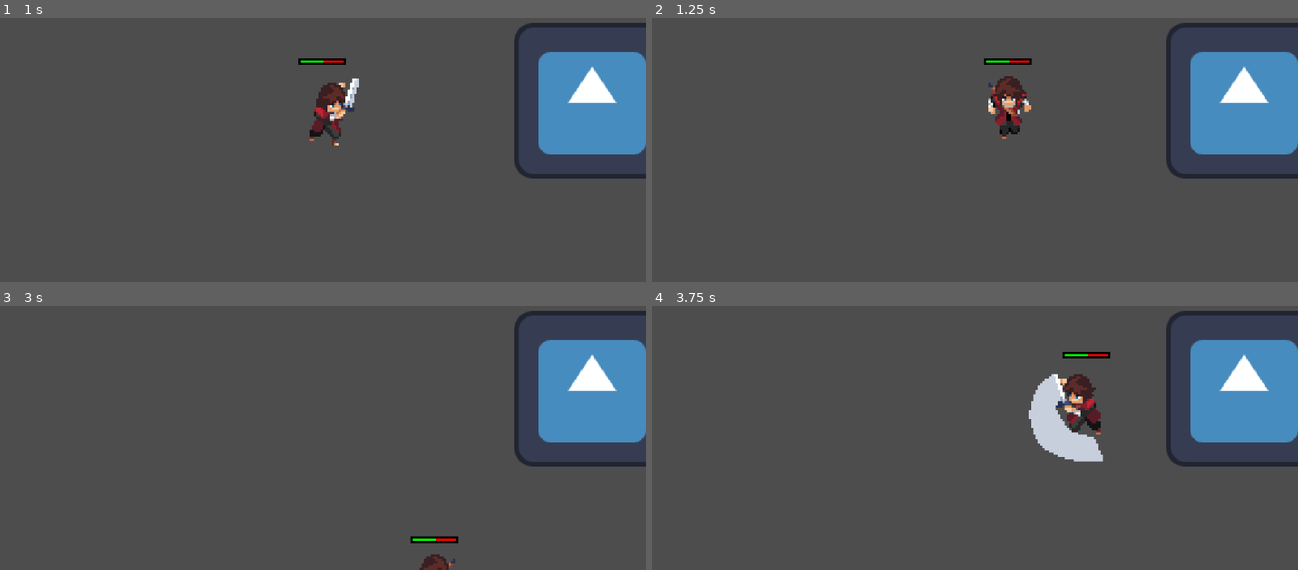
Above: before the commit, frames 1-4 (two rows, left to right).
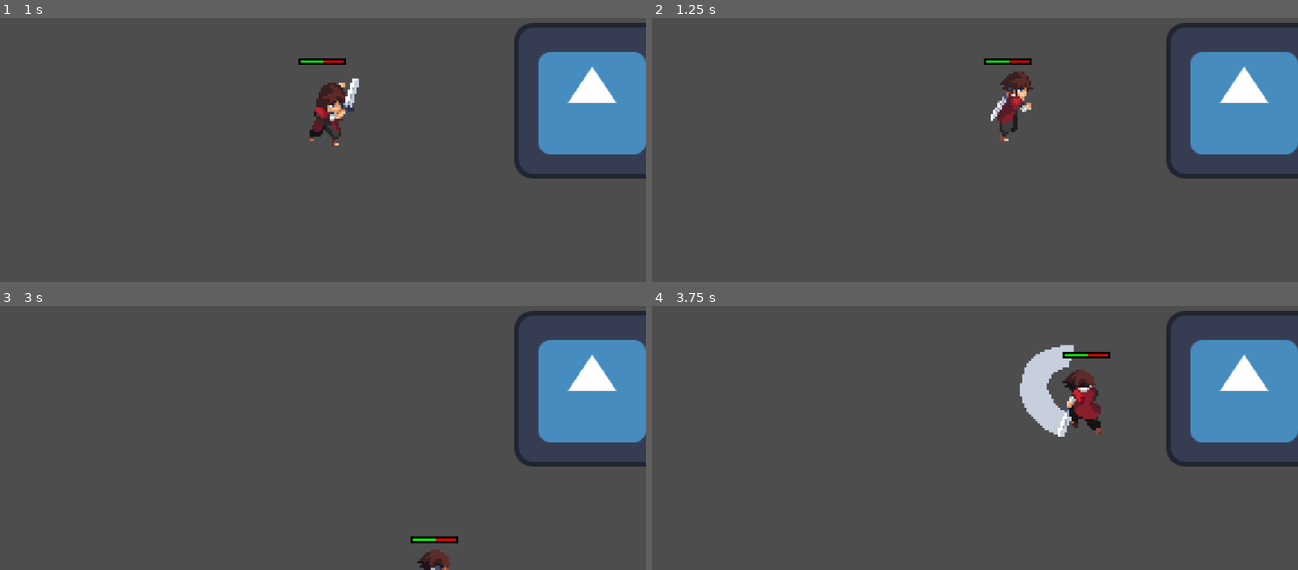
Above: after the commit, the same moments.

Repository: inthecrowsnest/AUG2025_BrackeyJam_REAL
Game: Godot game, scene res://Scenes/Main.tscn
The game is run twice, just before and just after one commit, with the same random seed, the same clock (stepped at 60 frames per second) and the same inputs. The engine's default icon, where the game draws it, is replaced by a stand-in: a white triangle on a blue panel in a dark square.
Inputs (mouse positions are in pixels of both pictures, inside the frame that each line leads up to):
- Up to frame 1 (1 s): move the mouse to (465, 81) at 0.52 s; press the mouse at (465, 81) at 0.53 s; hold Right (right) from 0.53 s (still down)
- Up to frame 2 (1.25 s): keep holding Right (right)
- Up to frame 3 (3 s): move the mouse to (193, 406) at 1.27 s; release Right (right) at 1.28 s; release the mouse at (193, 406) at 1.28 s; hold Down (down) 1.28-2.03 s; tap Space (dash) at 1.35, 2.85 s; move the mouse to (387, 308) at 2.02 s; press the mouse at (387, 308) at 2.03 s; hold Right (right) 2.03-2.78 s; tap Enter at 2.75 s; move the mouse to (290, 461) at 2.77 s; release the mouse at (290, 461) at 2.78 s; hold Up (up) from 2.78 s (still down)
- Up to frame 4 (3.75 s): move the mouse to (1168, 443) at 3.52 s; release Up (up) at 3.53 s; press the mouse at (1168, 443) at 3.53 s; hold A (left) from 3.53 s (still down)

Frame 1 is identical in both runs. In frame 2, 0.9% of the frame differs, in the area x 52-60%, y 20-47%; in frame 3, 0.3%; in frame 4, 3.1%, in the area x 56-70%, y 14-60%.

Commit message:
fixed merge error with movestate class

Diff:
--- a/Scripts/Statemachine Scripts/Player States/moveState.gd
+++ b/Scripts/Statemachine Scripts/Player States/moveState.gd
@@ -30,7 +30,7 @@
 	if input_direction == Vector2.ZERO:
 		return idleState
 
-	_check_if_should_flip(input_direction.y)
+	_check_if_should_flip(input_direction)
 
 
 	return null
@@ -40,8 +40,11 @@
 	parent.velocity = input_direction * moveSpeed
 	return null
 
-func _check_if_should_flip(new_dir: int) -> void:
-	if new_dir > 0:
-		parent.sprite.flip_h = false
-	if new_dir < 0:
-		parent.sprite.flip_h = true
+func _check_if_should_flip(new_dir: Vector2) -> void:
+	parent.facingDirection = new_dir
+	parent.anim_tree.set("parameters/walk/blend_position", parent.facingDirection)
+
+	#if new_dir.x > 0:
+		#parent.sprite.flip_h = false
+	#if new_dir.x < 0:
+		#parent.sprite.flip_h = true
